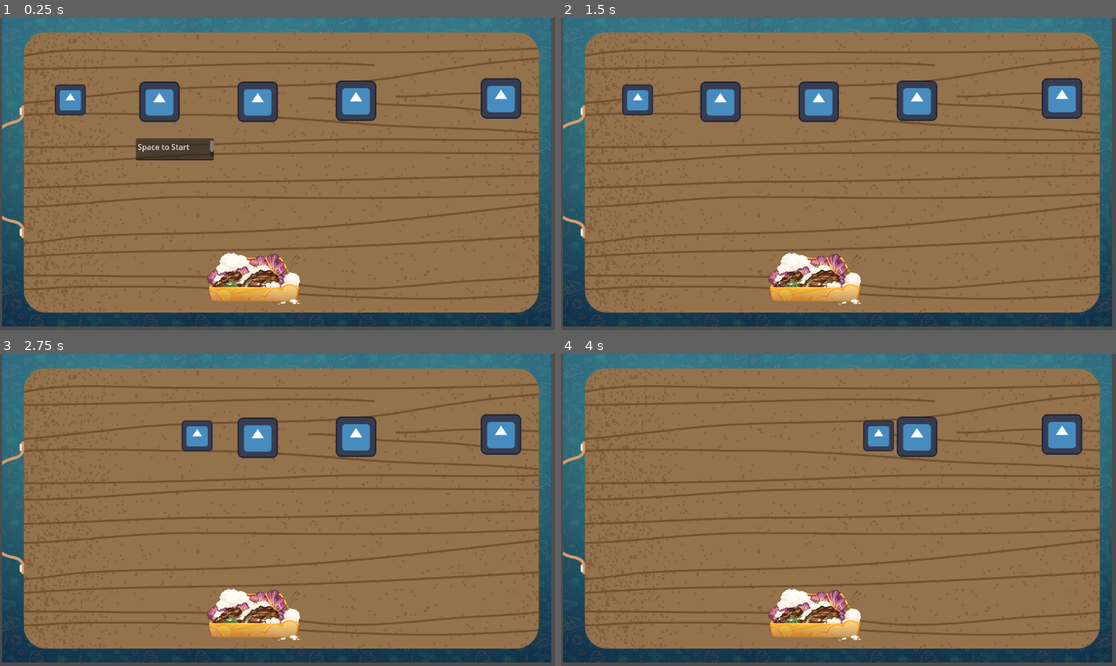
Above: before the commit, frames 1-4 (two rows, left to right).
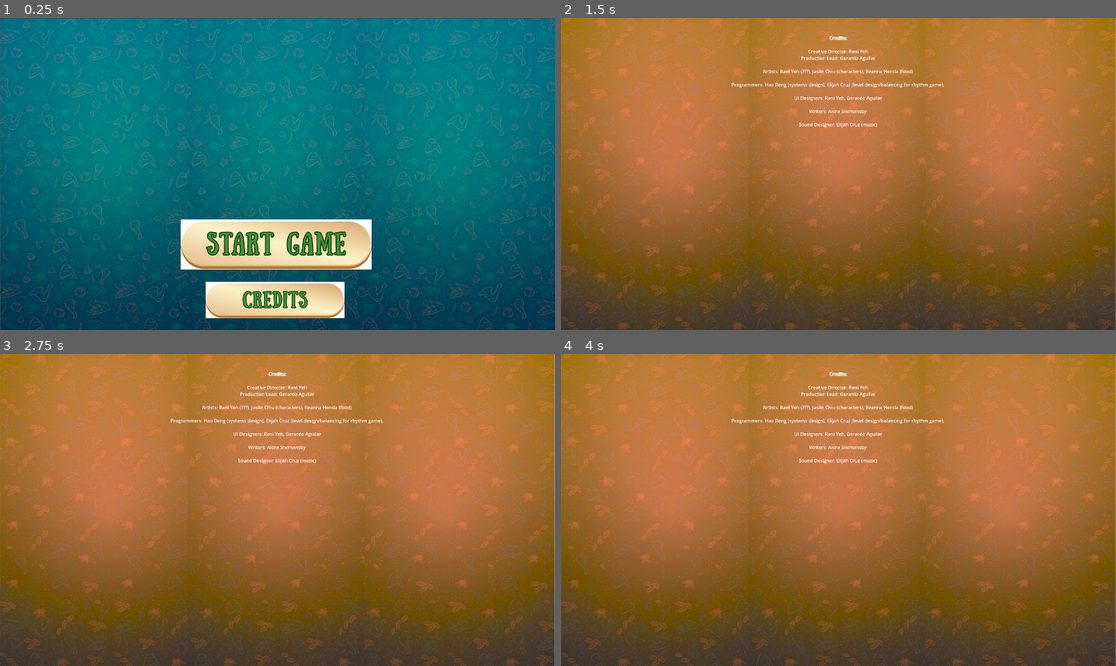
Above: after the commit, the same moments.

Repository: ACDragon8/Beyond-Thyme-and-Space
Game: Godot game, scene res://Scenes/title_screen.tscn
Same seed, same stepped clock (60 frames per second), same inputs: the game is played once before the commit and once after it. Before the commit the project starts from res://Scenes/main.tscn. The engine's default icon, where the game draws it, is replaced by a stand-in: a white triangle on a blue panel in a dark square.
Inputs (mouse positions are in pixels of both pictures, inside the frame that each line leads up to):
- Up to frame 1 (0.25 s): no input
- Up to frame 2 (1.5 s): click (838, 298) at 0.52 s; tap Enter at 1.25 s; tap Space (Space) at 1.35 s
- Up to frame 3 (2.75 s): tap Space (Space) at 2.1 s
- Up to frame 4 (4 s): tap Space (Space) at 2.85, 3.6 s

The runs differ from the first frame. In frame 1, 95% of the frame differs, in the area x 0-100%, y 0-100%; in frame 2, 94%; in frame 3, 94%; in frame 4, 94%.

Commit message:
Rudimentary Credits Screen Added
- Very bad credits screen added; can access from title screen with button
- Increased viewport screen size in project settings to accommodate new screens

Diff:
--- /dev/null
+++ b/Scenes/credits.tscn
@@ -0,0 +1,32 @@
+[gd_scene load_steps=3 format=3 uid="uid://tu5gkqku6pmo"]
+
+[ext_resource type="Texture2D" uid="uid://cwknw3gskoqcx" path="res://Assets/main_menu_bg_placeholder.png" id="1_r18jl"]
+[ext_resource type="Script" uid="uid://b5svhswyyia65" path="res://Scenes/credits_text.gd" id="2_gryuy"]
+
+[node name="Credits" type="Node2D"]
+
+[node name="BgPlaceholder" type="Sprite2D" parent="."]
+position = Vector2(960, 540)
+texture = ExtResource("1_r18jl")
+
+[node name="CreditsText" type="RichTextLabel" parent="."]
+offset_top = 58.0
+offset_right = 1918.0
+offset_bottom = 1062.0
+bbcode_enabled = true
+text = "[b]Credits:[/b]
+
+Creative Director: Rani Yeh
+Production Lead: Gerardo Aguilar
+
+Artists: Rani Yeh (???), Jaslin Chiu (characters), Keanna Honda (food)
+
+Programmers: Hao Deng (systems design), Elijah Cruz (level design/balancing for rhythm game),
+
+UI Designers: Rani Yeh, Gerardo Aguilar
+
+Writers: Akira Shemansky
+
+Sound Designer: Elijah Cruz (music)"
+horizontal_alignment = 1
+script = ExtResource("2_gryuy")
--- /dev/null
+++ b/Scenes/credits_text.gd
@@ -0,0 +1 @@
+extends RichTextLabel
--- a/Scenes/title_screen.tscn
+++ b/Scenes/title_screen.tscn
@@ -1,9 +1,10 @@
-[gd_scene load_steps=6 format=3 uid="uid://buelqy73uc1kd"]
+[gd_scene load_steps=7 format=3 uid="uid://buelqy73uc1kd"]
 
 [ext_resource type="Texture2D" uid="uid://utjl76hucqvp" path="res://Assets/title_screen_bg_placeholder.png" id="1_klylv"]
 [ext_resource type="Texture2D" uid="uid://bcbgwgvaliagv" path="res://Assets/start_game_btn_placeholder.png" id="2_p3fck"]
 [ext_resource type="Texture2D" uid="uid://5dpoq2gjo7af" path="res://Assets/credits_btn_placeholder.png" id="3_4gxqj"]
 [ext_resource type="Script" uid="uid://bc7rnimk5fkj1" path="res://Scripts/start_game_btn.gd" id="3_twnyg"]
+[ext_resource type="Script" uid="uid://dxmdvciyf43x1" path="res://Scripts/credits_btn.gd" id="5_55kwv"]
 
 [sub_resource type="ButtonGroup" id="ButtonGroup_twnyg"]
 
@@ -44,5 +45,7 @@
 offset_right = 1192.0
 offset_bottom = 1039.0
 texture_normal = ExtResource("3_4gxqj")
+script = ExtResource("5_55kwv")
 
 [connection signal="pressed" from="StartGameBtn" to="StartGameBtn" method="_on_pressed"]
+[connection signal="pressed" from="CreditsBtn" to="CreditsBtn" method="_on_pressed"]
--- /dev/null
+++ b/Scripts/credits_btn.gd
@@ -0,0 +1,5 @@
+extends TextureButton
+
+
+func _on_pressed() -> void:
+	get_tree().change_scene_to_file("res://Scenes/credits.tscn")
--- a/project.godot
+++ b/project.godot
@@ -11,9 +11,14 @@
 [application]
 
 config/name="171-game"
-run/main_scene="uid://db16vxma3c8y4"
+run/main_scene="uid://buelqy73uc1kd"
 config/features=PackedStringArray("4.4", "Forward Plus")
-config/icon="res://Assets/icon.svg"
+config/icon="uid://sa7igaoxnqql"
+
+[display]
+
+window/size/viewport_width=1920
+window/size/viewport_height=1080
 
 [dotnet]
 
Not shown, added: Scenes/credits_text.gd.uid
Not shown, added: Scripts/credits_btn.gd.uid
